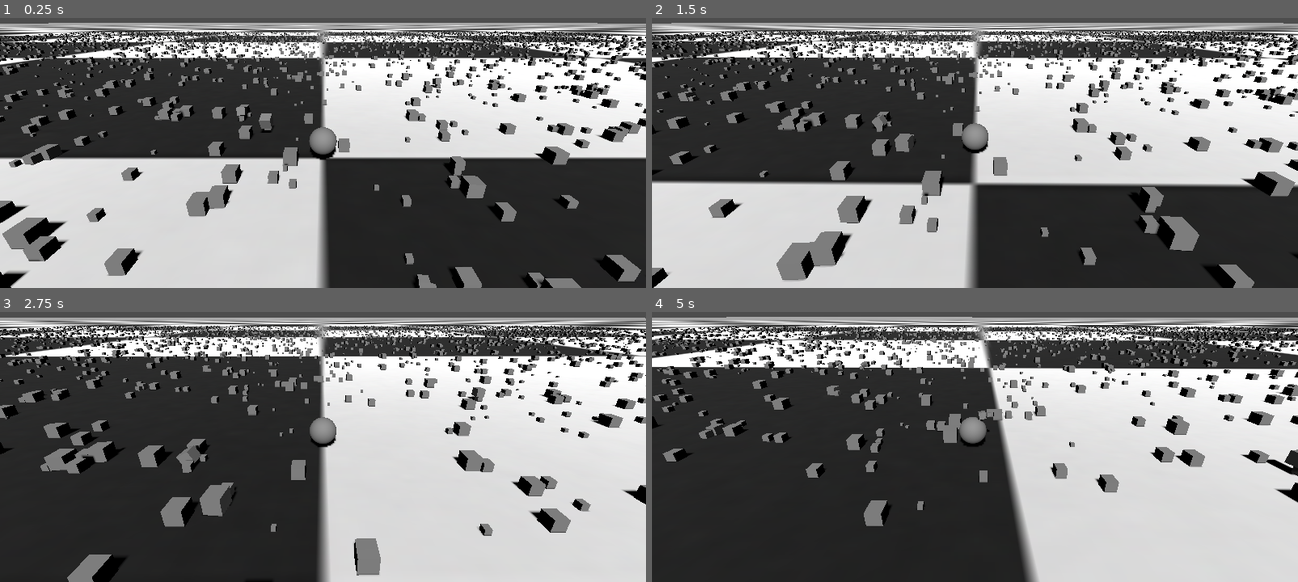
Above: before the commit, frames 1-4 (two rows, left to right).
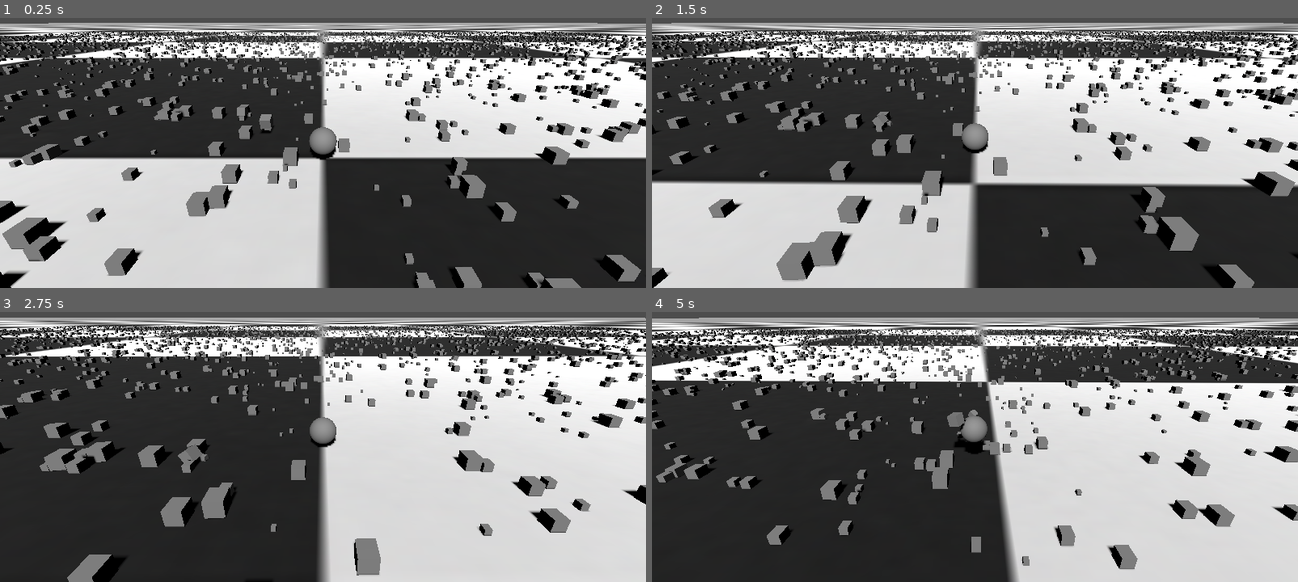
Above: after the commit, the same moments.

Repository: ericso/katamari-clone-spike
Game: Godot game, scene res://Scenes/Main/Main.tscn
The game is run twice, just before and just after one commit, with the same random seed, the same clock (stepped at 60 frames per second) and the same inputs.
Inputs (mouse positions are in pixels of both pictures, inside the frame that each line leads up to):
- Up to frame 1 (0.25 s): no input
- Up to frame 2 (1.5 s): move the mouse to (1007, 104) at 0.52 s; hold W (move_forward) from 0.53 s (still down); tap Space (jump) at 0.77 s; move the mouse to (942, 107) at 1.27 s
- Up to frame 3 (2.75 s): keep holding W (move_forward); tap Space (jump) at 1.52 s; move the mouse to (335, 393) at 2.02 s
- Up to frame 4 (5 s): keep holding W (move_forward); move the mouse to (968, 406) at 2.77 s; tap Space (jump) at 3.02, 3.77, 4.52 s; move the mouse to (1020, 403) at 3.52 s; move the mouse to (923, 395) at 4.27 s

The runs differ from the first frame. In frame 1, 0.3% of the frame differs, in the area x 3-100%, y 4-100%; in frame 2, 0.5%; in frame 3, 0.6%; in frame 4, 30%, in the area x 0-100%, y 1-100%.

Commit message:
add mass to the ball based on the size of the box

Diff:
--- a/Scenes/Ball/Ball.gd
+++ b/Scenes/Ball/Ball.gd
@@ -28,7 +28,7 @@
 		and not body.has_meta("stuck"):
 		body.set_meta("stuck", true)
 
-		# add the body's mesh to the stuck parts container
+		# copy visual mesh
 		var mesh_node := body.get_node_or_null("MeshInstance")
 		if mesh_node:
 			var mesh_copy := MeshInstance3D.new()
@@ -39,7 +39,7 @@
 			get_node(stuck_parts_container_path).add_child(mesh_copy)
 			mesh_copy.global_transform = mesh_node.global_transform
 
-		# add the body's collision shape to that of the ball's
+		# copy collision shape
 		var shape_node := body.get_node_or_null("CollisionShape")
 		if shape_node and shape_node.shape:
 			var shape_copy := CollisionShape3D.new()
@@ -49,7 +49,7 @@
 			shape_copy.global_transform = shape_node.global_transform
 
 		# increase the mass of the ball
-		mass += 0.5
+		mass += body.mass
 
 		# despawn the attached body
 		body.queue_free()
--- a/Scenes/Globals/Spawner/Spawner.gd
+++ b/Scenes/Globals/Spawner/Spawner.gd
@@ -3,6 +3,7 @@
 @export var box_scene: PackedScene
 @export var box_count := 10000
 @export var scatter_radius := 100.0
+@export var density := 10.0
 
 func spawn_objects():
 	for i in box_count:
@@ -26,6 +27,10 @@
 	mesh.scale = Vector3.ONE * scale
 	mesh.position.y = shape.size.y / 2.0
 
+	# Set the mass of the box based on size
+	var volume = mesh.scale.x * mesh.scale.y * mesh.scale.z
+	box.mass = volume * density
+
 	# Place box flush with ground
 	box.global_position = Vector3(
 		randf_range(-scatter_radius, scatter_radius),
